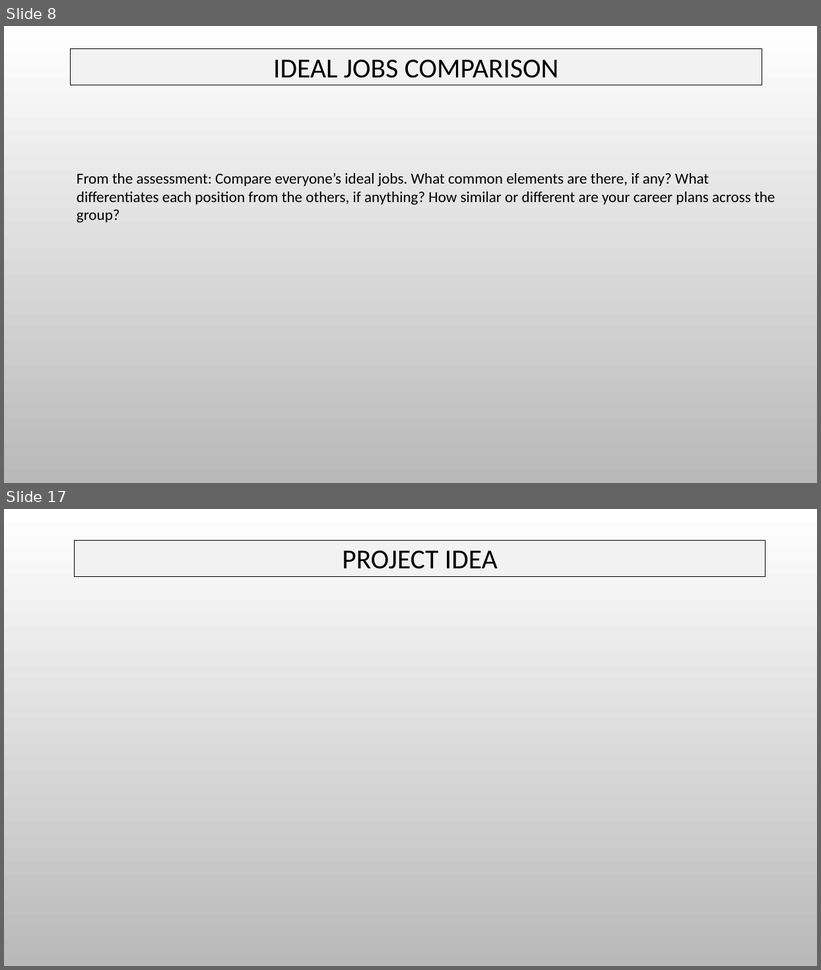
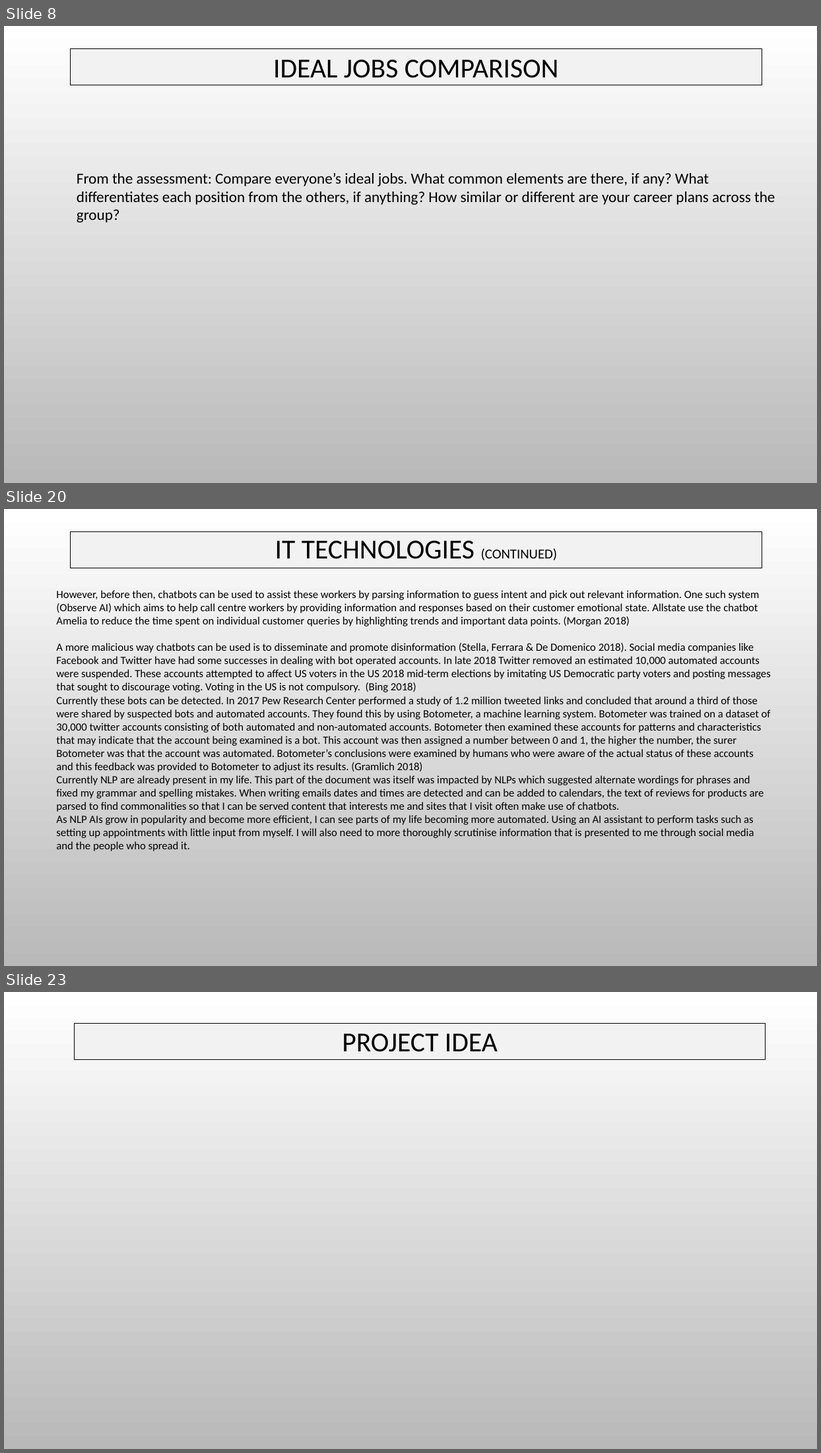
Before and after one commit to s3805194/Restless-Bolters, a slide deck: The Restless Bolters Assessment Report.pptx. Shown one above the other, each under a label of ours: slides 8 and 17 before the commit, slides 8, 20 and 23 after it; the slides between them are not shown. The pictures are 821x970 and 821x1453 pixels, drawn with LibreOffice and Linux fonts; fonts in the diff are those of the drawing; background and template pictures are left out. Boxes give left, top, right and bottom in pixels: in the first picture for what was removed or moved away, otherwise in the second. Text is boxed around its words. In the diff, an @@ line names an element or a change of style, - is before the commit and + after.

```diff
--- a/The Restless Bolters Assessment Report.pptx
+++ b/The Restless Bolters Assessment Report.pptx
@@ slide 20 added at (4, 509, 817, 966), background picture (left out) @@
@@ rectangle added at (71, 531, 762, 568), fill #F2F2F2, outline #000000 0.75 pt, 32.4 pt, text #000000 @@
+IT TECHNOLOGIES (CONTINUED)
@@ text added at (56, 590, 771, 852), 13 pt, text #000000 @@
+However, before then, chatbots can be used to assist these workers by parsing information to guess intent and pick out relevant information. One such system (Observe AI) which aims to help call centre workers by providing information and responses based on their customer emotional state. Allstate use the chatbot Amelia to reduce the time spent on individual customer queries by highlighting trends and important data points. (Morgan 2018)
+A more malicious way chatbots can be used is to disseminate and promote disinformation (Stella, Ferrara & De Domenico 2018). Social media companies like Facebook and Twitter have had some successes in dealing with bot operated accounts. In late 2018 Twitter removed an estimated 10,000 automated accounts were suspended. These accounts attempted to affect US voters in the US 2018 mid-term elections by imitating US Democratic party voters and posting messages that sought to discourage voting. Voting in the US is not compulsory. (Bing 2018)
+Currently these bots can be detected. In 2017 Pew Research Center performed a study of 1.2 million tweeted links and concluded that around a third of those were shared by suspected bots and automated accounts. They found this by using Botometer, a machine learning system. Botometer was trained on a dataset of 30,000 twitter accounts consisting of both automated and non-automated accounts. Botometer then examined these accounts for patterns and characteristics that may indicate that the account being examined is a bot. This account was then assigned a number between 0 and 1, the higher the number, the surer Botometer was that the account was automated. Botometer’s conclusions were examined by humans who were aware of the actual status of these accounts and this feedback was provided to Botometer to adjust its results. (Gramlich 2018)
+Currently NLP are already present in my life. This part of the document was itself was impacted by NLPs which suggested alternate wordings for phrases and fixed my grammar and spelling mistakes. When writing emails dates and times are detected and can be added to calendars, the text of reviews for products are parsed to find commonalities so that I can be served content that interests me and sites that I visit often make use of chatbots.
+As NLP AIs grow in popularity and become more efficient, I can see parts of my life becoming more automated. Using an AI assistant to perform tasks such as setting up appointments with little input from myself. I will also need to more thoroughly scrutinise information that is presented to me through social media and the people who spread it.
@@ what was slide 17 is now slide 23 @@
```
Also in this commit, not shown: 7 slides changed, 9 other slides added, 1 slide removed.
